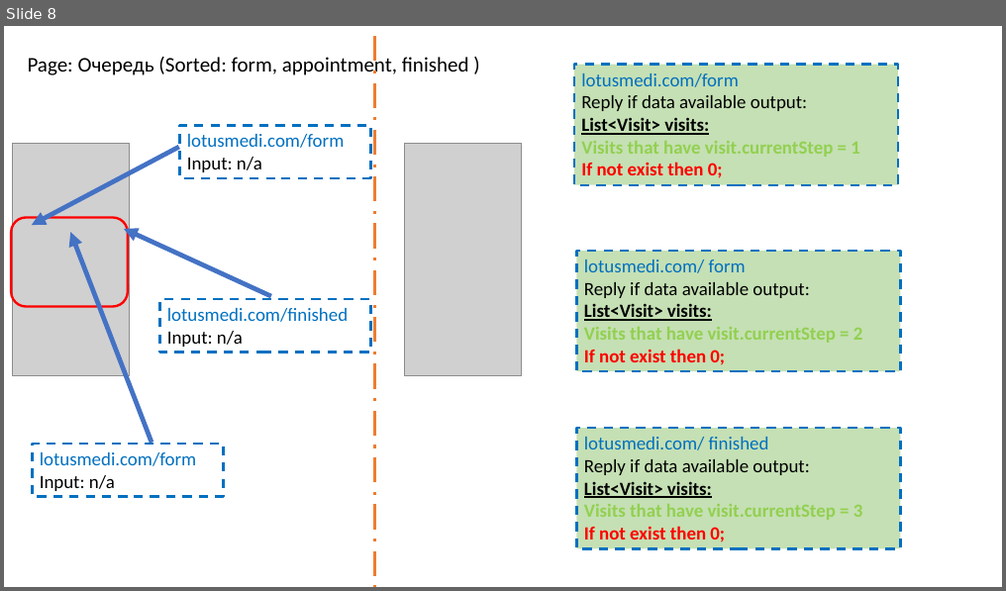
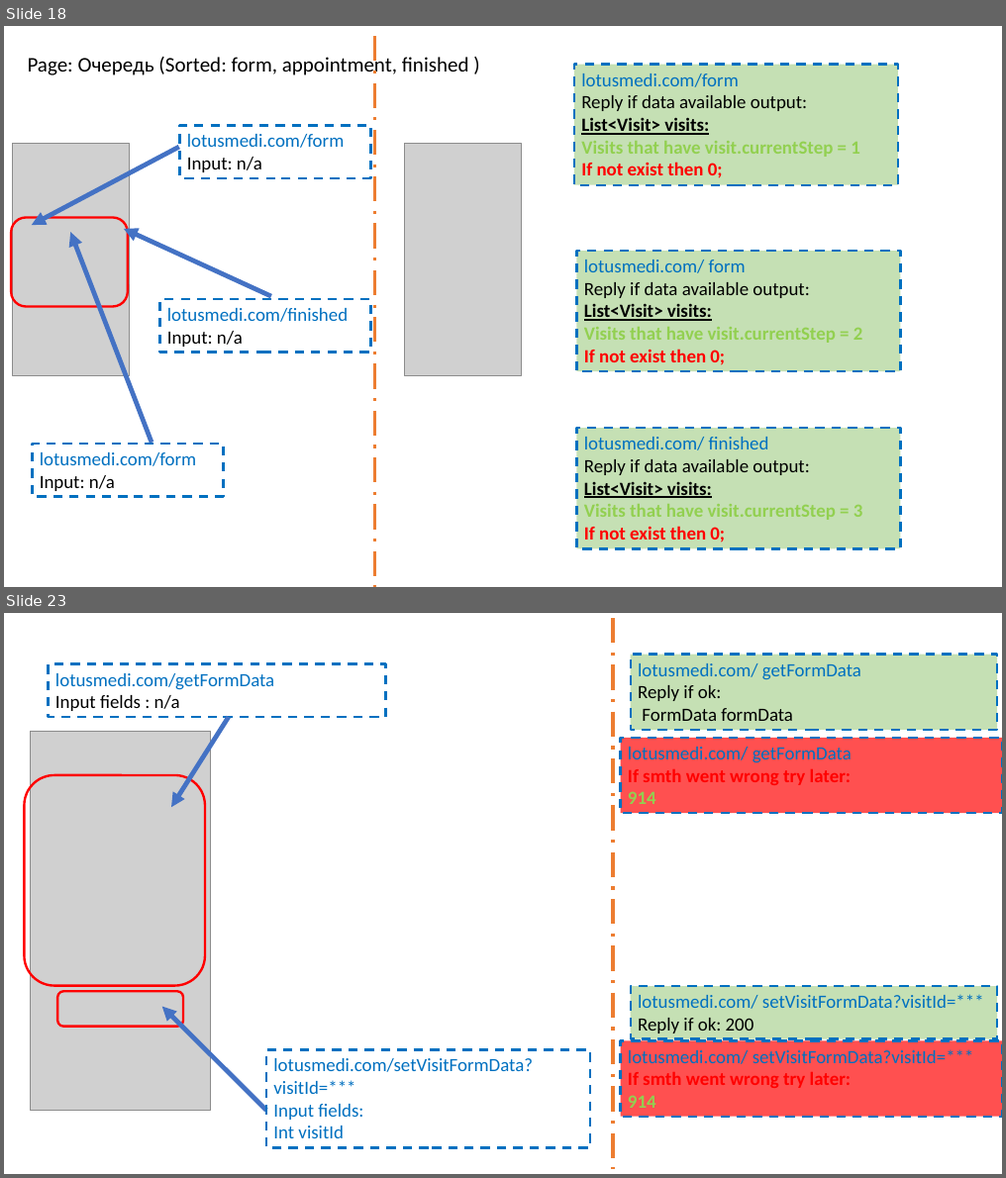
Before and after one commit to MarinaPak108/lotus, a slide deck: scenarioFlowChart.pptx. Shown one above the other, each under a label of ours: slide 8 before the commit, slides 18 and 23 after it; the slides between them are not shown. The pictures are 1006x591 and 1006x1178 pixels, drawn with LibreOffice and Linux fonts; fonts in the diff are those of the drawing; grey boxes stand for pictures. Boxes give left, top, right and bottom in pixels: in the first picture for what was removed or moved away, otherwise in the second. Text is boxed around its words. In the diff, an @@ line names an element or a change of style, - is before the commit and + after.

Commit message:
chompleted first version of ppt for backender. added buttons to modify doctor, formData , prescription

```diff
--- a/scenarioFlowChart.pptx
+++ b/scenarioFlowChart.pptx
@@ slide 23 added at (4,613,1002,1174), background #FFFFFF @@
@@ line added from (613, 618) to (613, 1169), #ED7D31 3 pt dashed @@
@@ rectangle added at (49,663,386,717), outline #0070C0 2.25 pt dashed, 18 pt, text #0070C0 @@
+lotusmedi.com/getFormData
+Input fields : n/a
@@ rectangle added at (631,655,997,730), fill #C5E0B4, outline #0070C0 2.25 pt dashed, 18 pt, text #000000 @@
+lotusmedi.com/ getFormData
+Reply if ok:
+FormData formData
@@ picture added at (30,731,211,1110) @@
@@ arrow added from (229, 717) to (171, 808), #4472C4 4.5 pt @@
@@ rectangle added at (621,738,1002,813), fill #FF5050, outline #0070C0 2.25 pt dashed, 18 pt, text #0070C0, bold @@
+lotusmedi.com/ getFormData
+If smth went wrong try later:
+914
@@ rounded rectangle added at (24,775,205,986), outline #FF0000 2.25 pt @@
@@ rounded rectangle added at (57,992,183,1027), outline #FF0000 2.25 pt @@
@@ rectangle added at (631,986,997,1040), fill #C5E0B4, outline #0070C0 2.25 pt dashed, 18 pt, text #0070C0 @@
+lotusmedi.com/ setVisitFormData?visitId=***
+Reply if ok: 200
@@ arrow added from (266, 1111) to (162, 1007), #4472C4 4.5 pt @@
@@ rectangle added at (266,1051,591,1149), outline #0070C0 2.25 pt dashed, 18 pt, text #0070C0 @@
+lotusmedi.com/setVisitFormData?visitId=***
+Input fields:
+Int visitId
@@ rectangle added at (621,1042,1002,1117), fill #FF5050, outline #0070C0 2.25 pt dashed, 18 pt, text #0070C0 @@
+lotusmedi.com/ setVisitFormData?visitId=***
+If smth went wrong try later:
+914
@@ what was slide 8 is now slide 18 @@
```
Also in this commit, not shown: 4 slides changed, 16 other slides added, 4 slides removed, 1 other file.
